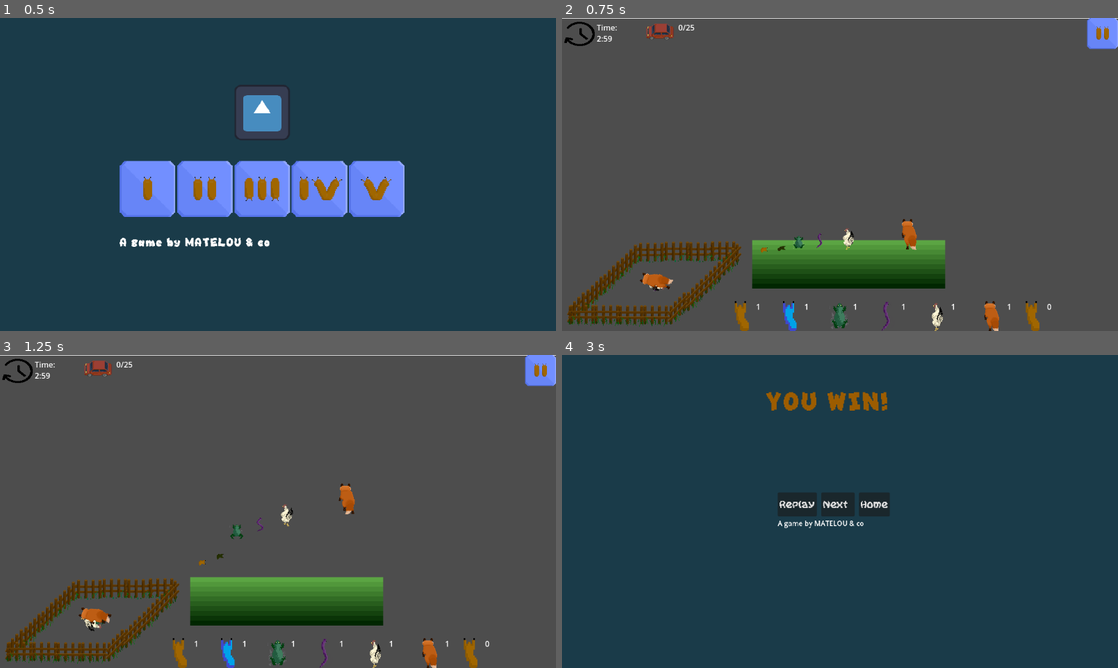
Above: before the commit, frames 1-4 (two rows, left to right).
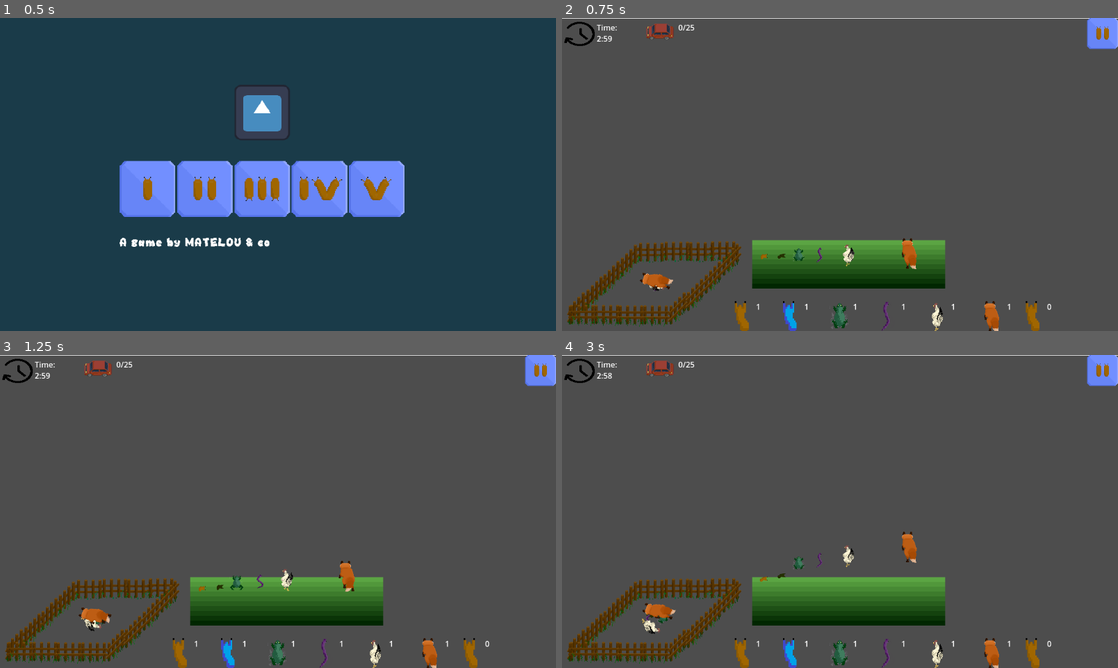
Above: after the commit, the same moments.

Repository: Skyepulse/LudumDare56
Game: Godot game, scene res://Level Scenes/control.tscn
Two runs of this game, one before a commit and one after it. Both use one fixed random seed, a clock stepped at 60 frames per second and the inputs below. The engine's default icon, where the game draws it, is replaced by a stand-in: a white triangle on a blue panel in a dark square.
Inputs (mouse positions are in pixels of both pictures, inside the frame that each line leads up to):
- Up to frame 1 (0.5 s): no input
- Up to frame 2 (0.75 s): click (712, 190) at 0.5 s
- Up to frame 3 (1.25 s): no input
- Up to frame 4 (3 s): click (1101, 370) at 1.25 s; click "Resume" at 2 s; move the mouse to (762, 527) at 2.77 s; click (762, 527) at 2.92 s

Frame 1 is identical in both runs. In frame 2, 0.7% of the frame differs, in the area x 35-64%, y 64-81%; in frame 3, 0.8%; in frame 4, 100%, in the area x 0-100%, y 0-100%.

Commit message:
Fixed drag&drop

Diff:
--- a/PrefabScenes/pause_menu.tscn
+++ b/PrefabScenes/pause_menu.tscn
@@ -17,6 +17,7 @@
 anchor_bottom = 1.0
 grow_horizontal = 2
 grow_vertical = 2
+mouse_filter = 1
 script = ExtResource("1_tw5my")
 
 [node name="BlurrFilter" type="ColorRect" parent="."]
@@ -27,6 +28,7 @@
 anchor_bottom = 1.0
 grow_horizontal = 2
 grow_vertical = 2
+mouse_filter = 2
 
 [node name="Menu" type="Control" parent="."]
 anchors_preset = 0
--- a/Scripts/animal.gd
+++ b/Scripts/animal.gd
@@ -50,7 +50,7 @@
 func move(delta: float) -> void :
 	if (state == AnimalState.CROSSING) :
 		rotation = 0;
-		velocity = speed*Vector2(0,-1) * 0.01; # pour pas avoir à changer toutes les vitesses
+		velocity = speed*Vector2(0,-1) * 0.002; # pour pas avoir à changer toutes les vitesses
 		move_and_slide();
 	elif (state == AnimalState.STACKED) :
 		var collision_info = move_and_collide(10*velocity*delta);
--- a/Scripts/pause_menu.gd
+++ b/Scripts/pause_menu.gd
@@ -1,6 +1,7 @@
 extends Control
 @onready var pauseMenu = $Menu
 @onready var blurrFilter = $BlurrFilter
+
 var paused = false
 
 # Called when the node enters the scene tree for the first time.
@@ -18,6 +19,7 @@
 	if paused :
 		pauseMenu.hide()
 		blurrFilter.hide()
+
 		Engine.time_scale = 1
 	else :
 		pauseMenu.show()
Not shown: 1 places in Level Scenes/Level1.tscn that only renumber resources
